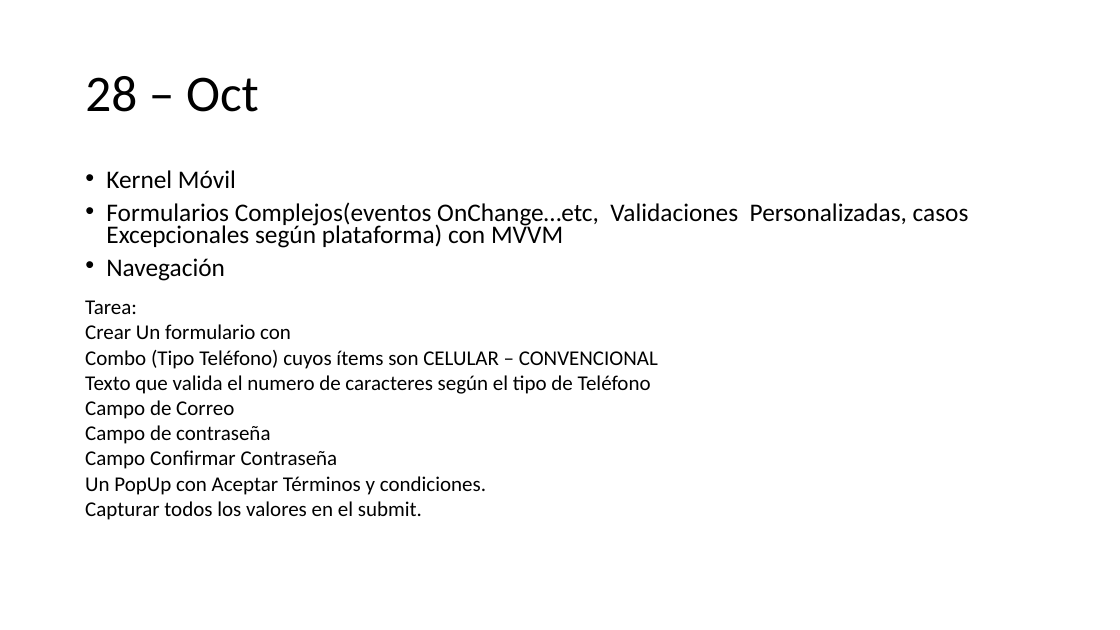
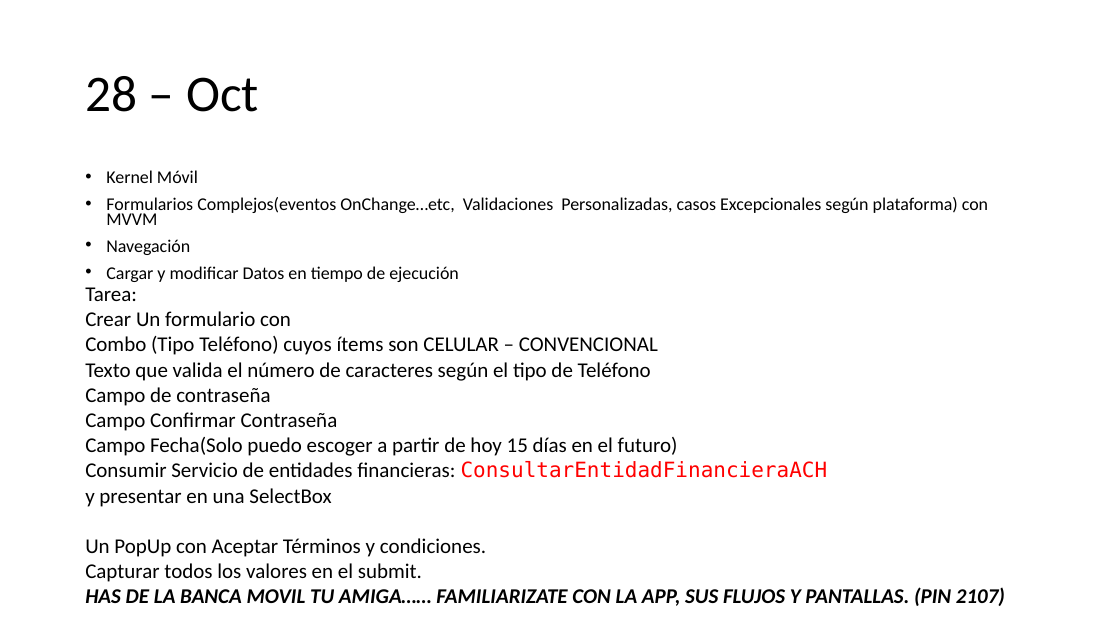
Before and after one commit to pipo151086/CursoMovilApp, a slide deck: slide 3 of PPTs/AgendaIntroBM.pptx. Drawn at 1120x630 pixels with LibreOffice and Linux fonts; fonts in the diff are those of the drawing. Boxes give left, top, right and bottom in pixels: in the first picture for what was removed or moved away, otherwise in the second. Text is boxed around its words. In the diff, an @@ line names an element or a change of style, - is before the commit and + after.

```diff
--- a/PPTs/AgendaIntroBM.pptx
+++ b/PPTs/AgendaIntroBM.pptx
@@ text at (x1=106, y1=170, x2=988, y2=255): size 21.7 to 15.4 pt in "Kernel Móvil", "Formularios Complejos(eventos OnChange…etc, Validaciones Per ...", "Navegación" @@
@@ text at (x1=106, y1=266, x2=459, y2=282): paragraph added @@
+• Cargar y modificar Datos en tiempo de ejecución
@@ text "Tarea:" moved from (x1=85, y1=300, x2=658, y2=520) to (x1=85, y1=287, x2=1005, y2=606) @@
@@ text at (x1=85, y1=362, x2=651, y2=381): text changed @@
-Texto que valida el numero de caracteres según el tipo de Teléfono
-Campo de Correo
+Texto que valida el número de caracteres según el tipo de Teléfono
@@ text at (x1=85, y1=437, x2=828, y2=507): paragraphs added @@
+Campo Fecha(Solo puedo escoger a partir de hoy 15 días en el futuro)
+Consumir Servicio de entidades financieras: ConsultarEntidadFinancieraACH
+y presentar en una SelectBox
@@ text at (x1=85, y1=587, x2=1005, y2=606): paragraph added @@
+HAS DE LA BANCA MOVIL TU AMIGA…… FAMILIARIZATE CON LA APP, SUS FLUJOS Y PANTALLAS. (PIN 2107)
```
Also in this commit, not shown: 1 other slide changed, 2 slides added, 2 slides removed, 1 other file.
